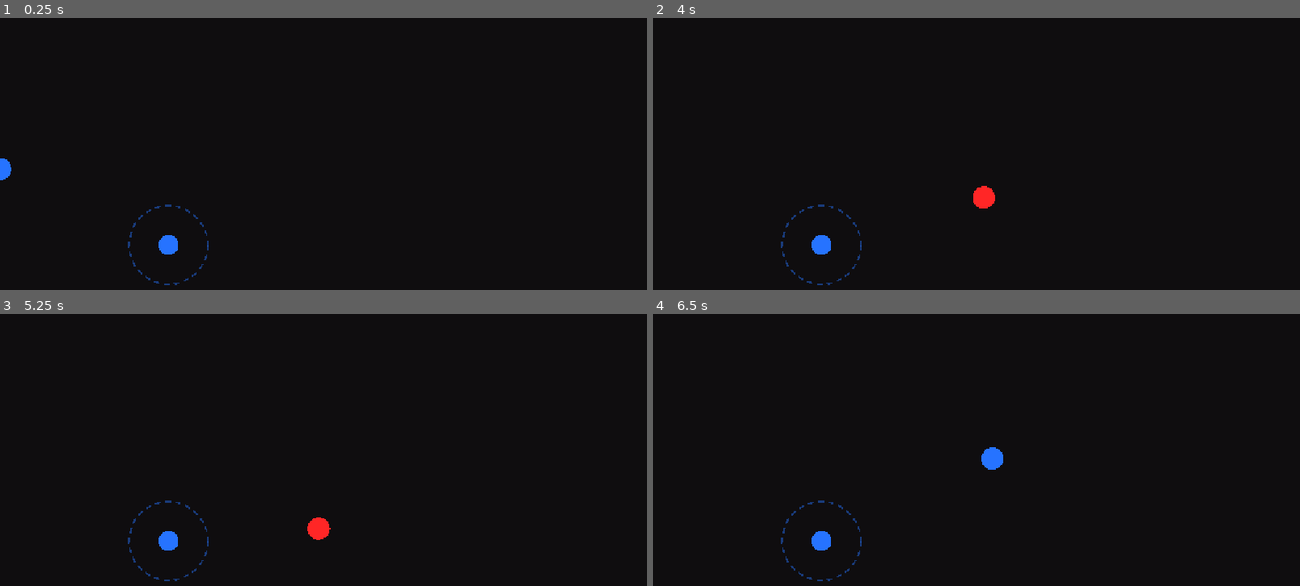
Above: before the commit, frames 1-4 (two rows, left to right).
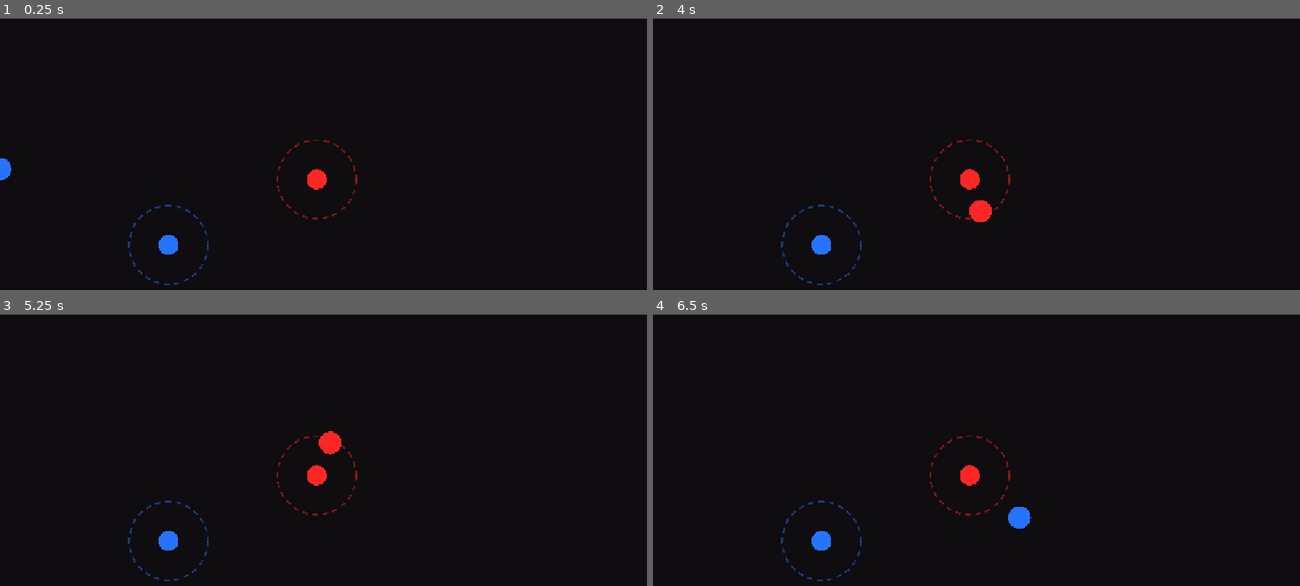
Above: after the commit, the same moments.

Repository: e-neuf/summer-summit-game-jam
Game: Godot game, scene res://levels/Level1.tscn
Two runs of this game, one before a commit and one after it. Both use one fixed random seed, a clock stepped at 60 frames per second and the inputs below. The engine's default icon, where the game draws it, is replaced by a stand-in: a white triangle on a blue panel in a dark square.
Inputs:
- Up to frame 1 (0.25 s): no input
- Up to frame 2 (4 s): hold Right (move_right) 0.53-2.03 s; tap Space (flip_polarity) every 0.75 s from 0.6 to 3.6 s; tap W (jump) at 0.77, 1.52, 3.02, 3.77 s; hold Left (move_left) 2.03-2.78 s; tap Enter at 2.75 s; hold Right (move_right) from 2.78 s (still down)
- Up to frame 3 (5.25 s): release Right (move_right) at 4.28 s; hold Left (move_left) 4.28-5.03 s; tap Space (flip_polarity) at 4.35, 5.1 s; tap W (jump) at 4.52 s; hold Right (move_right) from 5.03 s (still down)
- Up to frame 4 (6.5 s): release Right (move_right) at 5.78 s; hold Left (move_left) from 5.78 s (still down); tap Space (flip_polarity) at 5.85 s; tap W (jump) at 6.02 s

The runs differ from the first frame. In frame 1, 0.6% of the frame differs, in the area x 0-100%, y 0-75%; in frame 2, 0.9%; in frame 3, 1.1%; in frame 4, 1.1%, in the area x 0-100%, y 0-79%.

Commit message:
Fixed Duplication of Magnetic Fields
Is in new folder( have to make it a scene before you can duplicate)

Diff:
--- /dev/null
+++ b/Object_Scenes[for duplication]/magentic_poles.tscn
@@ -0,0 +1,30 @@
+[gd_scene format=3 uid="uid://c2fjiov5pxmvm"]
+
+[ext_resource type="Script" uid="uid://d3fao5trb7wml" path="res://scripts/magentic_poles.gd" id="1_rmko3"]
+[ext_resource type="Texture2D" uid="uid://br3jog2heg1is" path="res://icon.svg" id="2_r5wxy"]
+
+[sub_resource type="CircleShape2D" id="CircleShape2D_sljen"]
+radius = 70.0
+
+[node name="Magentic Poles" type="Area2D" unique_id=1547105525]
+script = ExtResource("1_rmko3")
+
+[node name="CollisionShape2D" type="CollisionShape2D" parent="." unique_id=663432511]
+position = Vector2(-16, -6)
+shape = SubResource("CircleShape2D_sljen")
+debug_color = Color(0.15, 0.45, 1, 1)
+
+[node name="Label" type="Label" parent="." unique_id=1395179059]
+offset_left = -20.0
+offset_top = -14.0
+offset_right = 20.0
+offset_bottom = 14.0
+horizontal_alignment = 1
+vertical_alignment = 1
+
+[node name="Sprite2D" type="Sprite2D" parent="." unique_id=1728252159]
+visible = false
+texture = ExtResource("2_r5wxy")
+
+[connection signal="body_entered" from="." to="." method="_on_body_entered"]
+[connection signal="body_exited" from="." to="." method="_on_body_exited"]
--- a/levels/Level1.tscn
+++ b/levels/Level1.tscn
@@ -1,11 +1,21 @@
 [gd_scene format=3 uid="uid://rid3t6xsrtbw"]
 
-[ext_resource type="Script" uid="uid://d3fao5trb7wml" path="res://scripts/magentic_poles.gd" id="1_32mhh"]
+[ext_resource type="PackedScene" uid="uid://c2fjiov5pxmvm" path="res://Object_Scenes[for duplication]/magentic_poles.tscn" id="2_2j4y6"]
 [ext_resource type="Script" uid="uid://b6p2hnymjm57v" path="res://scripts/main_character.gd" id="2_ohbkr"]
 [ext_resource type="Script" uid="uid://ccrrm8jgpodv2" path="res://scripts/background_mood.gd" id="3_bgmood"]
 
-[sub_resource type="CircleShape2D" id="CircleShape2D_sljen"]
-radius = 70.0
+[sub_resource type="SpriteFrames" id="SpriteFrames_2j4y6"]
+animations = [{
+"frames": [],
+"loop": 1,
+"name": &"default",
+"speed": 5.0
+}, {
+"frames": [],
+"loop": 1,
+"name": &"new_animation",
+"speed": 5.0
+}]
 
 [sub_resource type="CircleShape2D" id="CircleShape2D_ii6ve"]
 radius = 20.0
@@ -22,43 +32,39 @@
 anchors_preset = 15
 anchor_right = 1.0
 anchor_bottom = 1.0
+offset_left = -1.0
+offset_top = 2.0
+offset_right = -1.0
+offset_bottom = 2.0
 grow_horizontal = 2
 grow_vertical = 2
 mouse_filter = 2
 color = Color(0.06, 0.05, 0.06, 1)
 script = ExtResource("3_bgmood")
 
-[node name="Magentic Poles" type="Area2D" parent="." unique_id=1053544049]
+[node name="Magentic Poles" parent="." unique_id=1547105525 instance=ExtResource("2_2j4y6")]
 position = Vector2(300, 405)
-script = ExtResource("1_32mhh")
 
-[node name="CollisionShape2D" type="CollisionShape2D" parent="Magentic Poles" unique_id=1822912815]
-shape = SubResource("CircleShape2D_sljen")
-debug_color = Color(0.15, 0.45, 1, 1)
-
-[node name="Label" type="Label" parent="Magentic Poles" unique_id=380627933]
-offset_left = -20.0
-offset_top = -14.0
-offset_right = 20.0
-offset_bottom = 14.0
-horizontal_alignment = 1
-vertical_alignment = 1
+[node name="Magentic Poles2" parent="." unique_id=955959510 instance=ExtResource("2_2j4y6")]
+position = Vector2(564, 288)
+polarity = -1
 
 [node name="Main Character" type="CharacterBody2D" parent="." unique_id=616493447]
 position = Vector2(0, 250)
 script = ExtResource("2_ohbkr")
 
 [node name="AnimatedSprite2D" type="AnimatedSprite2D" parent="Main Character" unique_id=632063579]
+sprite_frames = SubResource("SpriteFrames_2j4y6")
 
 [node name="CollisionShape2D" type="CollisionShape2D" parent="Main Character" unique_id=88876540]
 shape = SubResource("CircleShape2D_ii6ve")
 debug_color = Color(0.15, 0.45, 1, 1)
 
 [node name="Label" type="Label" parent="Main Character" unique_id=829664529]
-offset_left = -20.0
-offset_top = -14.0
-offset_right = 20.0
-offset_bottom = 14.0
+offset_left = -16.0
+offset_top = -15.0
+offset_right = 24.0
+offset_bottom = 13.0
 horizontal_alignment = 1
 vertical_alignment = 1
 
@@ -67,6 +73,3 @@
 
 [node name="CollisionShape2D" type="CollisionShape2D" parent="Floor" unique_id=594413981]
 shape = SubResource("RectangleShape2D_ii6ve")
-
-[connection signal="body_entered" from="Magentic Poles" to="Magentic Poles" method="_on_body_entered"]
-[connection signal="body_exited" from="Magentic Poles" to="Magentic Poles" method="_on_body_exited"]
--- a/scripts/main_character.gd
+++ b/scripts/main_character.gd
@@ -44,7 +44,9 @@
 		flip_cooldown -= delta
 
 	if Input.is_action_just_pressed("flip_polarity") and flip_cooldown <= 0.0:
+		print(polarity);
 		polarity *= -1
+		print(polarity);
 		flip_cooldown = FLIP_COOLDOWN
 		_update_visual()
 
@@ -61,6 +63,8 @@
 	var interaction = 0
 	if nearest:
 		interaction = -(nearest.polarity * polarity)  #+1 attract, -1 repel
+		print(interaction);
+		print(nearest.polarity);
 		var passed: bool = (nearest.kind == nearest.Kind.POST or nearest.kind == nearest.Kind.GOAL) and global_position.x > nearest.global_position.x + PASSED_MARGIN
 		if interaction == 1 and passed:
 			interaction = 0
